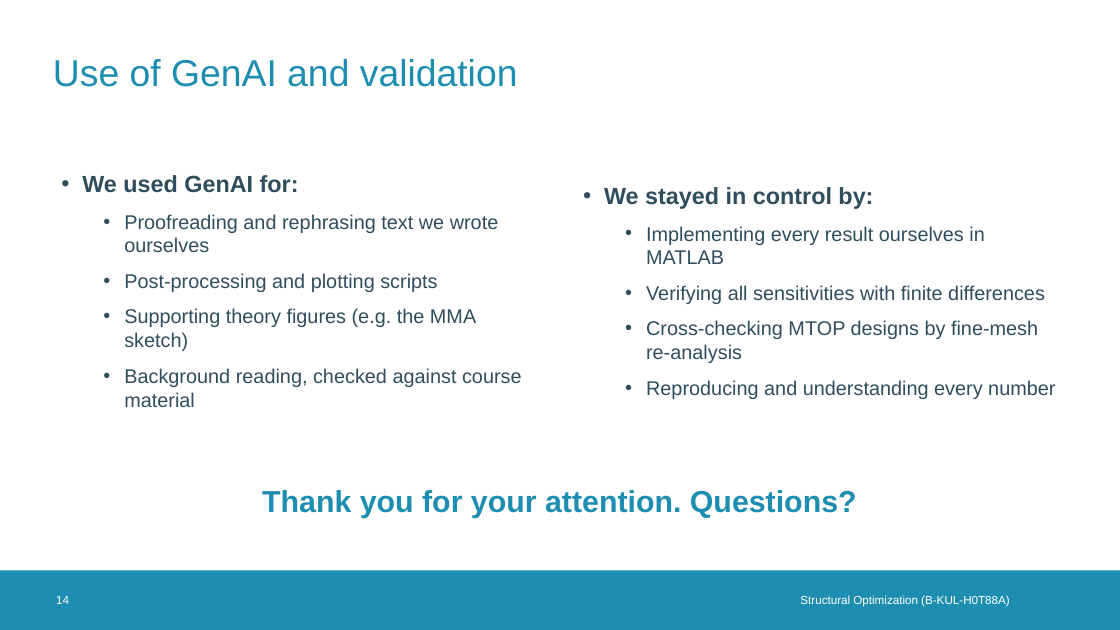
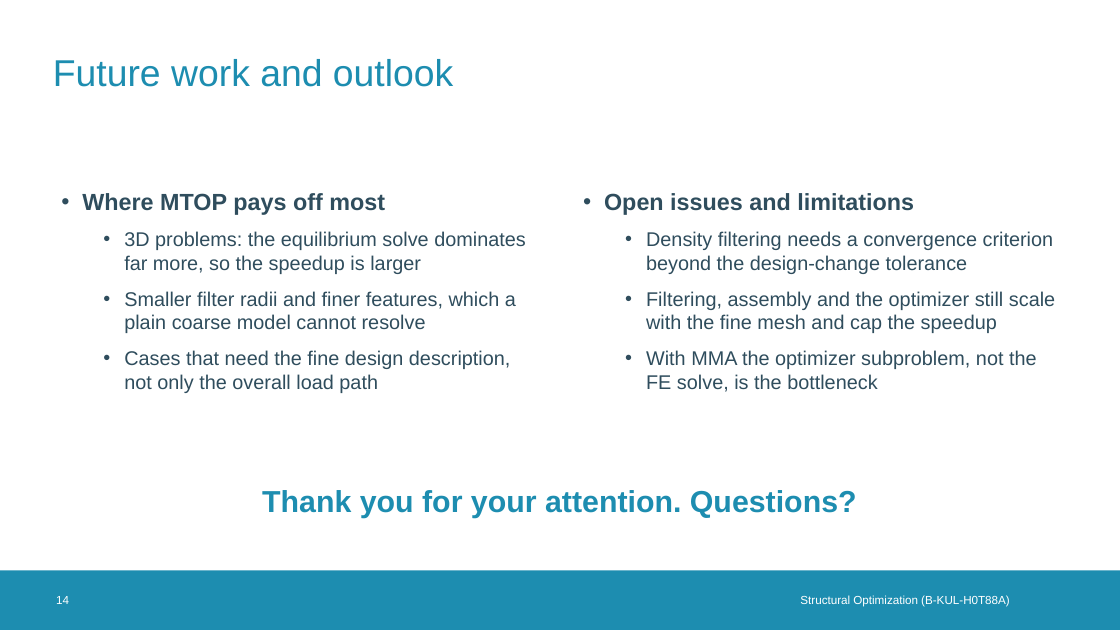
Before and after one commit to maAuSe/Structural-Optimization-LUKASTIEBERT, a slide deck: slide 14 of MTOP_presentation.pptx. Drawn at 1120x630 pixels with LibreOffice and Linux fonts; fonts in the diff are those of the drawing; background and template pictures are left out. Boxes give left, top, right and bottom in pixels: in the first picture for what was removed or moved away, otherwise in the second. Text is boxed around its words. In the diff, an @@ line names an element or a change of style, - is before the commit and + after.

```diff
--- a/MTOP_presentation.pptx
+++ b/MTOP_presentation.pptx
@@ title at [53, 59, 453, 87]: text changed @@
-Use of GenAI and validation
+Future work and outlook
@@ text at [82, 193, 526, 393]: text changed @@
-• We used GenAI for:
-  • Proofreading and rephrasing text we wrote ourselves
-  • Post-processing and plotting scripts
-  • Supporting theory figures (e.g. the MMA sketch)
-  • Background reading, checked against course material
+• Where MTOP pays off most
+  • 3D problems: the equilibrium solve dominates far more, so the speedup is larger
+  • Smaller filter radii and finer features, which a plain coarse model cannot resolve
+  • Cases that need the fine design description, not only the overall load path
@@ text at [604, 193, 1055, 392]: text changed @@
-• We stayed in control by:
-  • Implementing every result ourselves in MATLAB
-  • Verifying all sensitivities with finite differences
-  • Cross-checking MTOP designs by fine-mesh re-analysis
-  • Reproducing and understanding every number
+• Open issues and limitations
+  • Density filtering needs a convergence criterion beyond the design-change tolerance
+  • Filtering, assembly and the optimizer still scale with the fine mesh and cap the speedup
+  • With MMA the optimizer subproblem, not the FE solve, is the bottleneck
```
Also in this commit, not shown: 1 other file.
